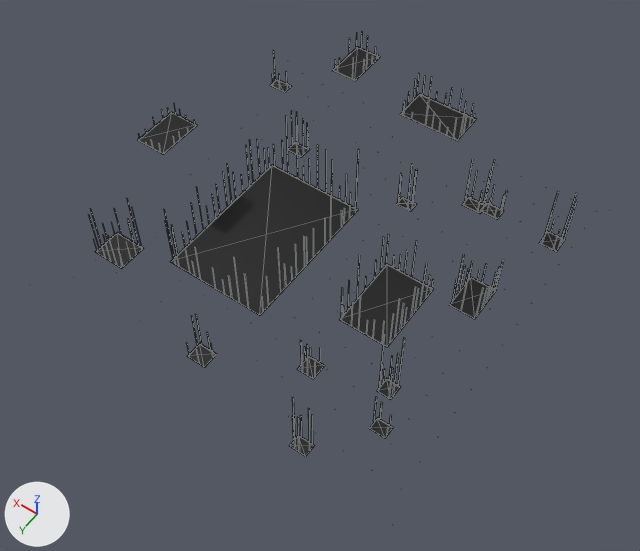
An edit to the glTF model netrun/assets/models/env/far_ceiling_b.glb, drawn before and after from the same camera.
The view is the same before and after, from a 50 mm camera at (-8.41, 12.2, 17.74) aimed at (-0.55, 1.2, 0.46). The lights are fixed; the arrows at lower left show +X, +Y and +Z. The older version comes first. Mesh edges are drawn as thin lines on the coarser meshes.

Names of what the first picture shows: 'far_ceiling_streaks', 'tiles' and 1 more.
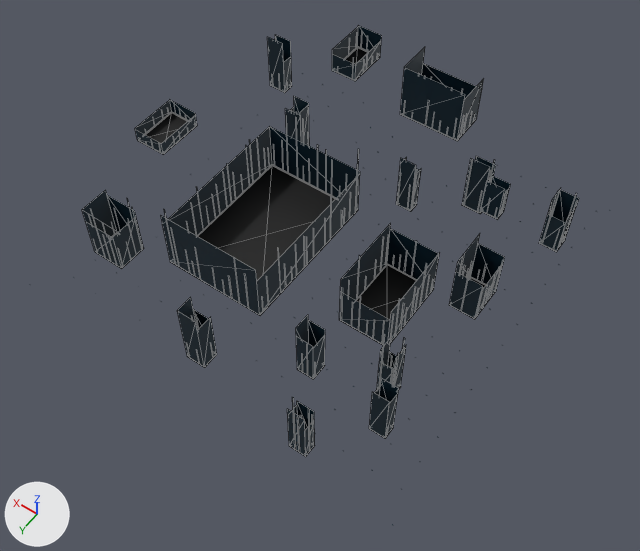
Pixel boxes [x1, y1, x2, y2] of what changed, in the pictures (640 x 551 px):
'far_ceiling_skirt', added
    after: [82, 25, 579, 456]

Diff of the bpy script that builds the scene:
```diff
--- a/netrun/assets/models/env/far_ceiling_b.glb.py
+++ b/netrun/assets/models/env/far_ceiling_b.glb.py
@@ mat_shell_soft @@
+mat_shell_soft = bpy.data.materials.new('shell_soft')
+# nodes: BsdfPrincipled, Mix, OutputMaterial, VertexColor
+# colours: dark blue #192730, mixed with the vertex colours
@@ me_far_ceiling_skirt @@
+me_far_ceiling_skirt.from_pydata(...)  # 216 vertices, 144 faces; spans x -4.87..4.83, y -5.08..5.19, z 0.03..2.96
+me_far_ceiling_skirt.materials.append(mat_shell_soft)
@@ ob_far_ceiling_skirt @@
+ob_far_ceiling_skirt = bpy.data.objects.new('far_ceiling_skirt', me_far_ceiling_skirt)
+ob_far_ceiling_skirt.location = (0.0, 0.0, 0.0)
```
